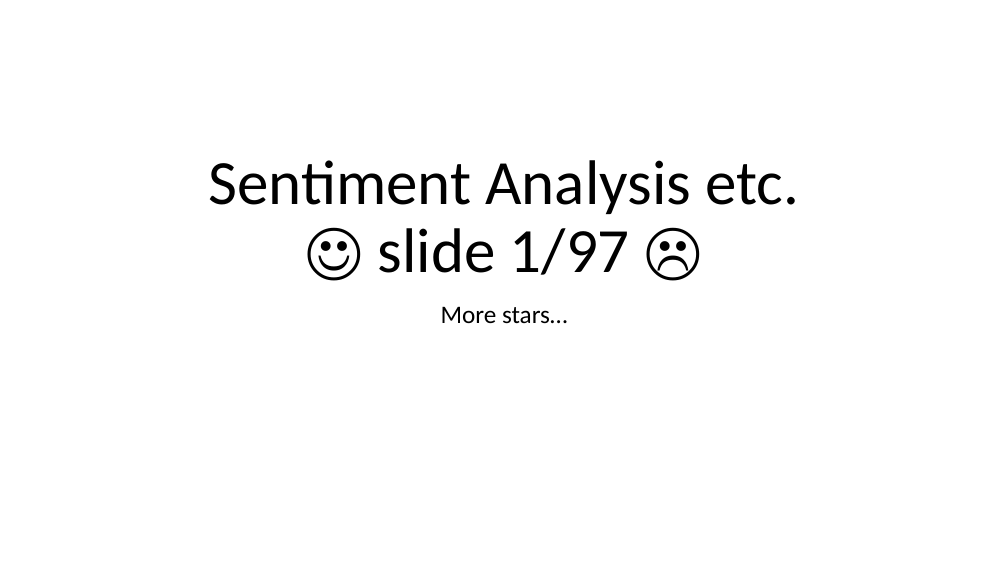
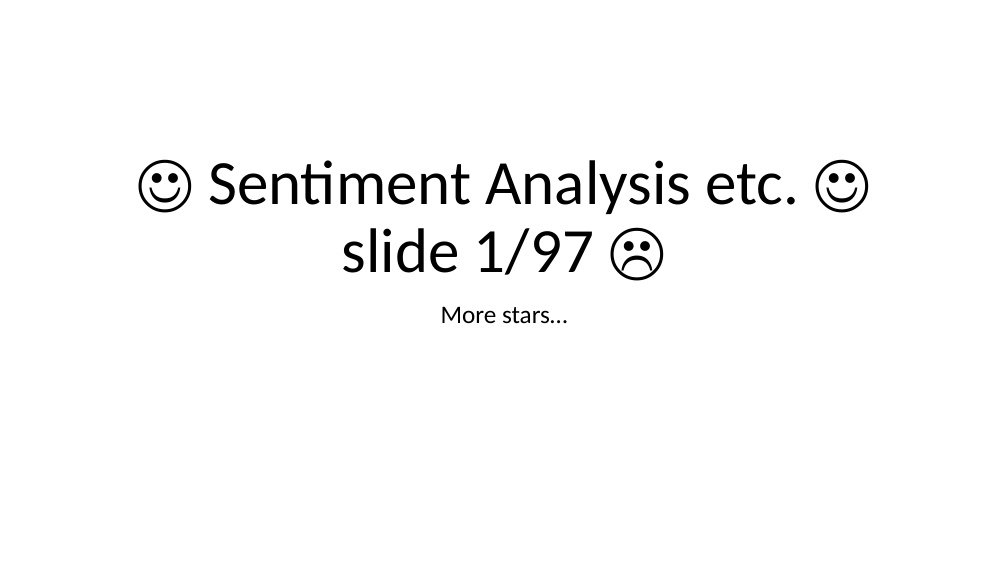
Before and after one commit to banditpig/nlp, a slide deck: slide 1 of testNLP/sentiment.pptx. Drawn at 1008x567 pixels with LibreOffice and Linux fonts; fonts in the diff are those of the drawing. Boxes give left, top, right and bottom in pixels: in the first picture for what was removed or moved away, otherwise in the second. Text is boxed around its words. In the diff, an @@ line names an element or a change of style, - is before the commit and + after.

Commit message:
latest

```diff
--- a/testNLP/sentiment.pptx
+++ b/testNLP/sentiment.pptx
@@ title at bbox=[208, 160, 799, 275]: text changed @@
-Sentiment Analysis etc.
-☺ slide 1/97 ☹
+☺ Sentiment Analysis etc. ☺
+slide 1/97 ☹
```
Also in this commit, not shown: 1 slide added.
